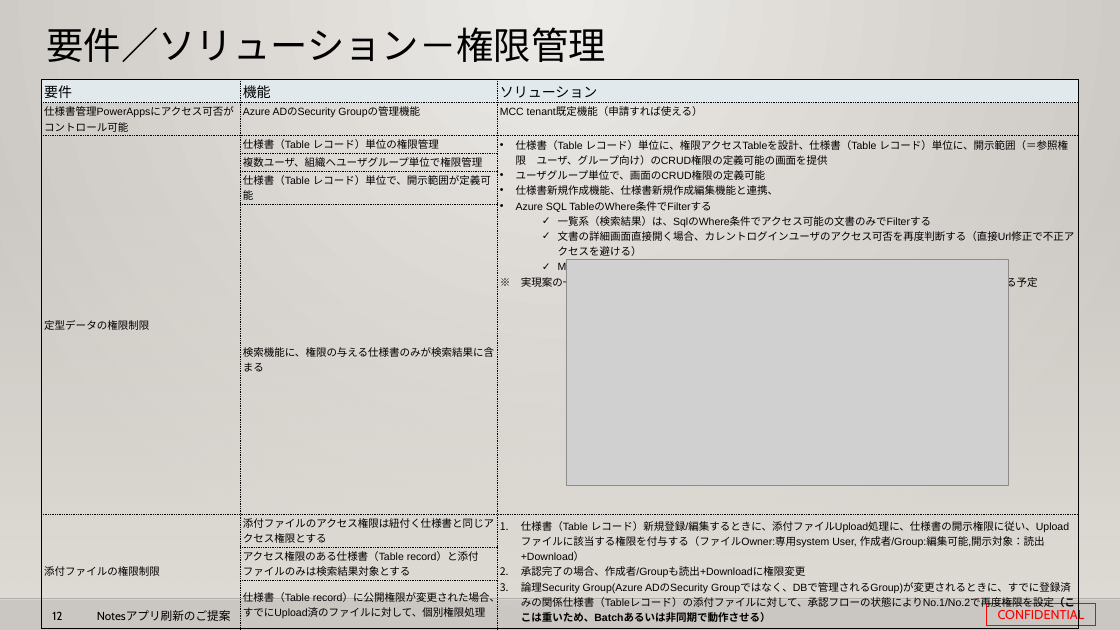
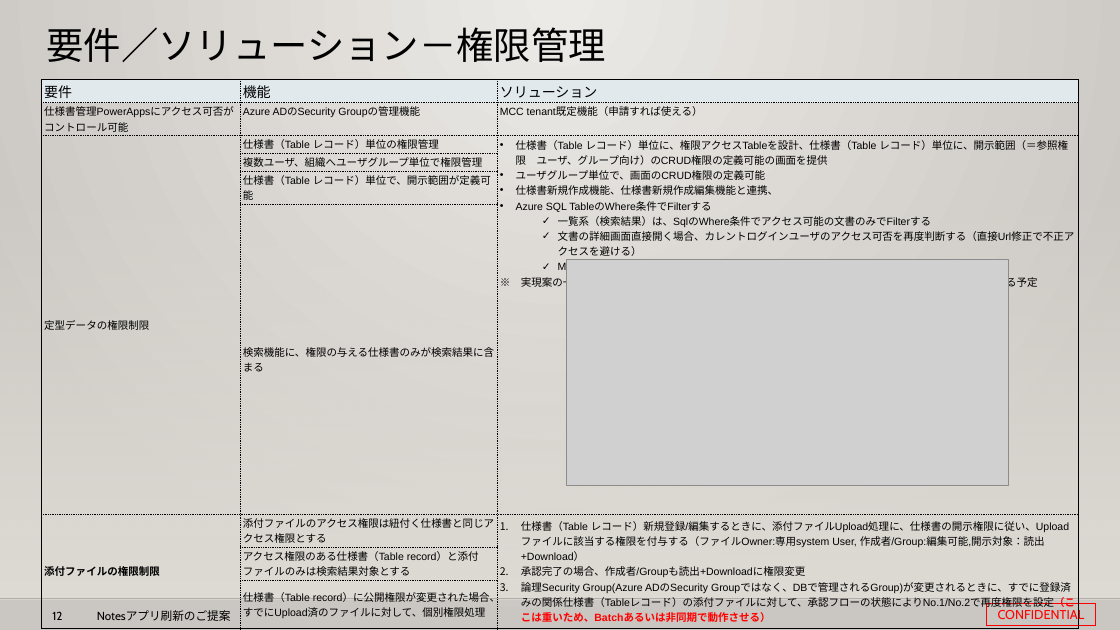
Before and after one commit to 0494938/Notes--CMS-Online, a slide deck: slide 12 of Notesアプリ刷新プロジェクト提案見積もり.pptx. Drawn at 1120x630 pixels with LibreOffice and Linux fonts; fonts in the diff are those of the drawing; grey boxes stand for pictures; background and template pictures are left out. Boxes give left, top, right and bottom in pixels: in the first picture for what was removed or moved away, otherwise in the second. Text is boxed around its words. In the diff, an @@ line names an element or a change of style, - is before the commit and + after.

```diff
--- a/Notesアプリ刷新プロジェクト提案見積もり.pptx
+++ b/Notesアプリ刷新プロジェクト提案見積もり.pptx
@@ table at [42, 80, 1079, 626] @@
@@ bold on in "添付ファイルの権限制限" @@
@@ text colour #000000 to #FF0000 in "Groupではなく、DBで管理されるGroup)が変更されるときに、すでに登録済みの関係仕様書（Tableレコード）の添 ..." @@
```
Also in this commit, not shown: 9 other slides changed.
